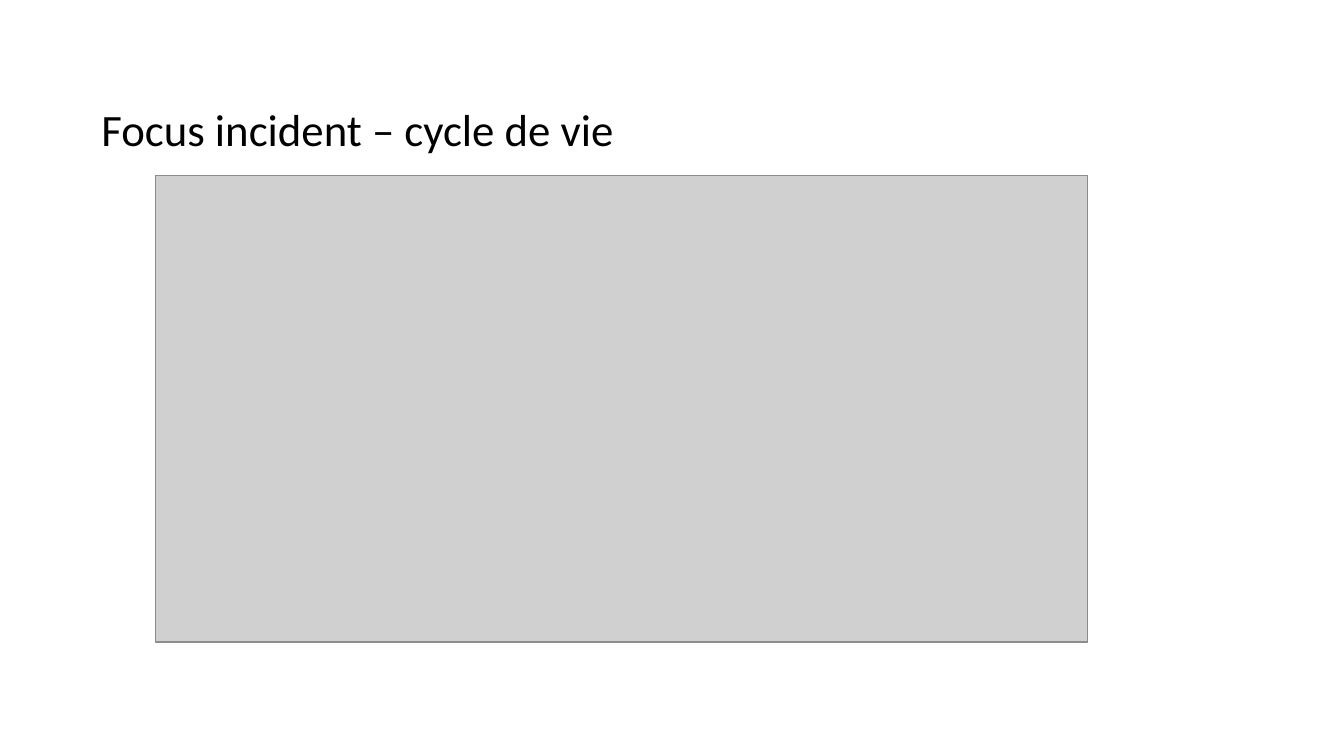
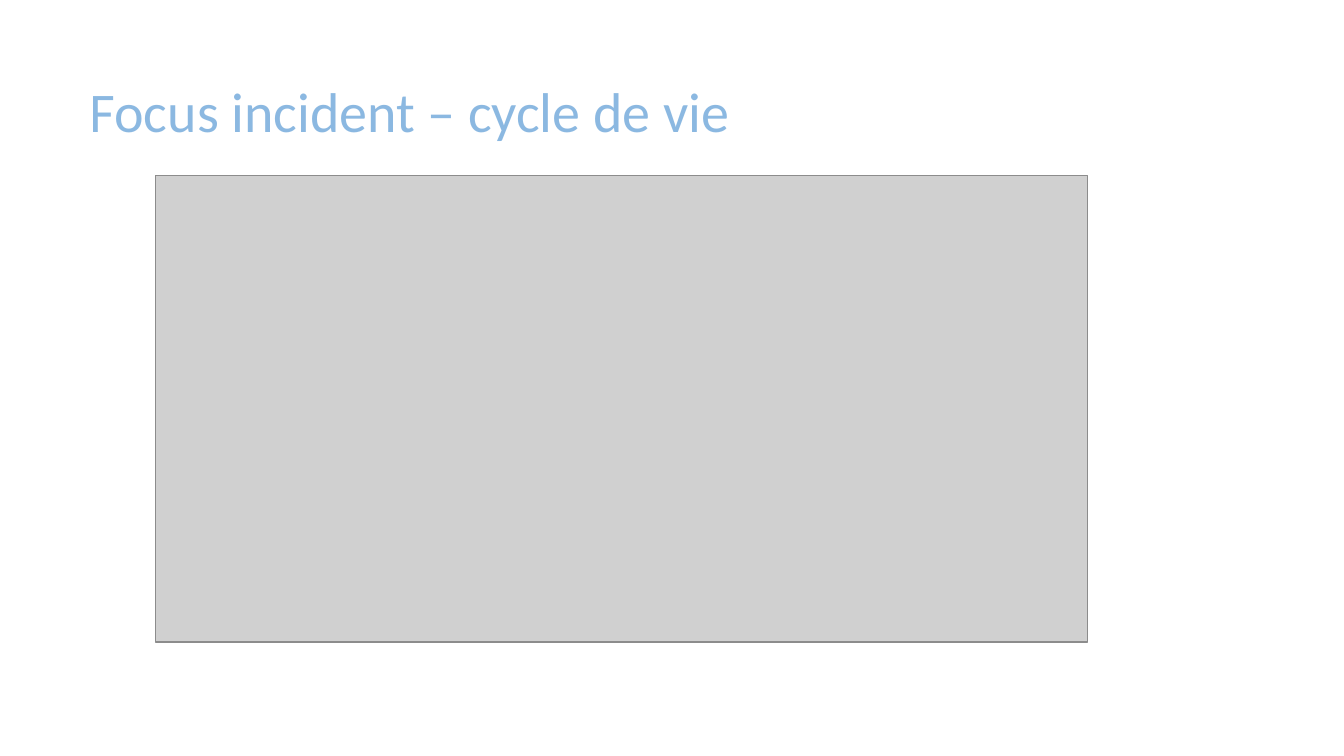
Before and after one commit to mapette/sos_immo_backend, a slide deck: slide 9 of doc/présentation V5.pptx. Drawn at 1344x756 pixels with LibreOffice and Linux fonts; fonts in the diff are those of the drawing; grey boxes stand for pictures. Boxes give left, top, right and bottom in pixels: in the first picture for what was removed or moved away, otherwise in the second. Text is boxed around its words. In the diff, an @@ line names an element or a change of style, - is before the commit and + after.

```diff
--- a/doc/présentation V5.pptx
+++ b/doc/présentation V5.pptx
@@ title "Focus incident – cycle de ...": place and size @@
-title "Focus incident – cycle de ..." at (101, 115, 614, 154)
+title "Focus incident – cycle de ..." at (90, 93, 729, 141)
@@ title "Focus incident – cycle de ..." at (90, 93, 729, 141): size 32 to 40 pt, text colour #000000 to gradient #5B9BD5 to #4472C4; vertical alignment middle to bottom @@
```
Also in this commit, not shown: 15 other slides changed, 1 slide removed, 9 other files.
